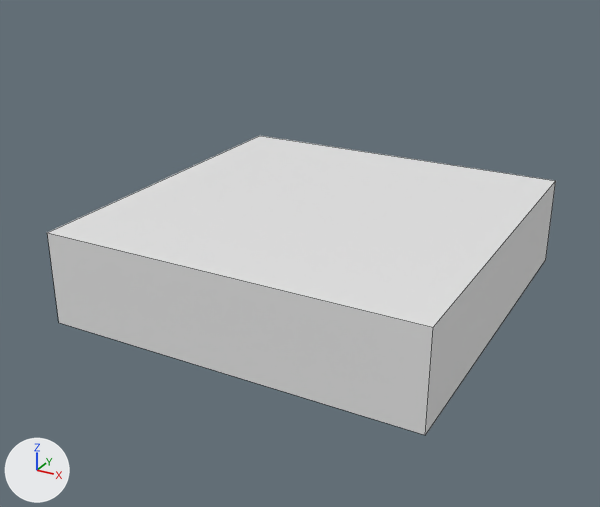
A saved change to the Blender file Assets/Models/platform.blend.
Before and after are seen from a 50 mm camera at (0.955, -1.859, 0.898) aimed at (-0.027, -0.074, 0.005). Lighting does not change. The marker at lower left points along +X, +Y and +Z. Mesh edges are drawn as thin lines.
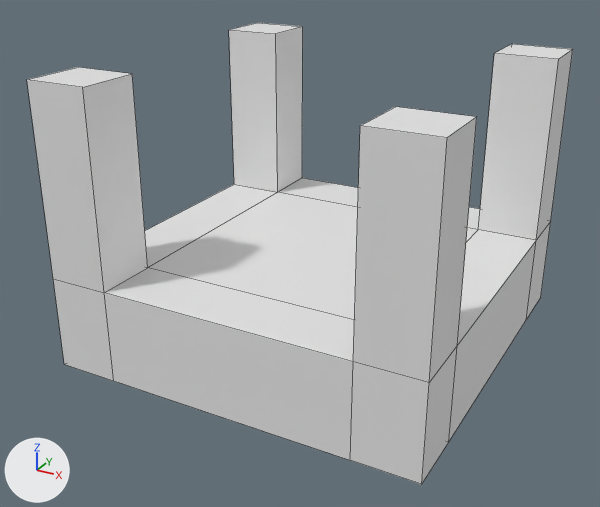
Changed parts and their boxes [x1, y1, x2, y2] in the pictures (600 x 507 px):
'Cube', reshaped, moved (7% wider, 53% taller)
    before: [47, 135, 556, 435]
    after: [27, 23, 573, 484]

What changed in the scene script:
```text
Change me_cube_001:
    used by ob_cube; location = (0.0, 0.0, 0.0); scale = (0.5, 0.5, 0.125)
    remove me_cube_001.from_pydata(...)  # 8 vertices, 6 faces; spans x -1.0..1.0, y -1.0..1.0, z -1.0..1.0
    add me_cube_001.from_pydata(...)  # 48 vertices, 46 faces; spans x -1.0..1.0, y -1.0..1.0, z -1.0..5.0
    me_cube_001 part 1
    6 faces are deleted
    4 vertices are added at (0.67, 1.0, -1.0), (0.67, 1.0, 1.0), (0.67, -1.0, -1.0), (0.67, -1.0, 1.0)
    6 new vertices lie (0.0, -0.33, 0.0) away from vertices in x -1.0..1.0, y 1.0, z -1.0..1.0
    9 new vertices lie (0.0, 0.0, 4.0) away from vertices in x -1.0..1.0, y -1.0..1.0, z 1.0
    9 new vertices lie (0.33, 0.0, 0.0) away from vertices in x -1.0, y -1.0..1.0, z -1.0..5.0
    12 new vertices lie (0.0, 0.33, 0.0) away from vertices in x -1.0..1.0, y -1.0, z -1.0..5.0
    46 new faces join them
Change ob_cube:
    ob_cube.location: (0.0, 0.0, 0.0) -> (0.0, 0.0, -0.125)
```
